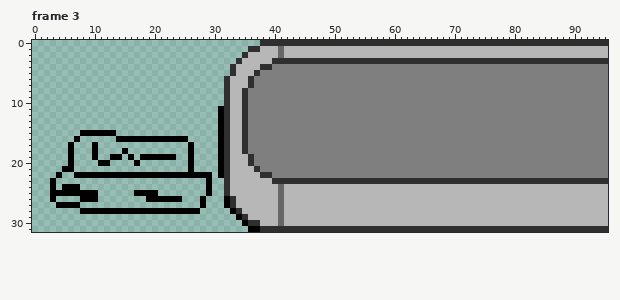
A pixel-art file gets an edit: src/Graphics/Now Playing/muic background idk.aseprite. Above is the file before it was changed.
96x32 pixels, 3 frames. Shown: frame 3. The commit also changed other frames, which this record leaves out.
The result:
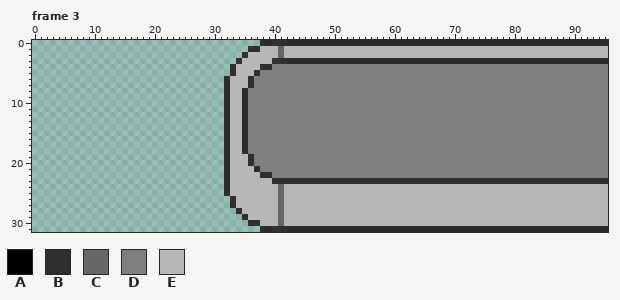
Palette (. is transparent): A #000000  B #2f2f2f  C #676767  D #7f7f7f  E #b7b7b7
Changes in this commit:
layer "Layer" now hidden
Frame 3:
Colour A is gone in rows 11 to 14 at x 31; in row 15 at x 8 to 13 and 31; in row 16 at x 7, 14 to 25 and 31; in row 17 at x 6, 10, 26 and 31; in row 18 at x 6, 10, 15, 26 and 31; in row 19 at x 6, 10, 13 to 14, 16, 18 to 23, 26 and 31.
Colour A is gone in row 20 at x 6, 11 to 12, 17, 26 and 31; in row 21 at x 5 to 6, 26 and 31; in row 22 at x 4, 7 to 29 and 31; in row 23 at x 3 and 29; in row 24 at x 3, 5 to 7 and 29; in row 25 at x 3 to 10, 17 to 20 and 29.
Colour A is gone in row 26 at x 3, 8 to 10, 19 to 24, 28 and 32; in row 27 at x 4 to 7, 28 and 32; in row 28 at x 8 to 27 and 33; in row 29 at x 34; in row 30 at x 35; in row 31 at x 36 to 37.
Pixel boxes of the changes (left, top, right, bottom) in both pictures:
erased: (50, 106, 260, 232)
